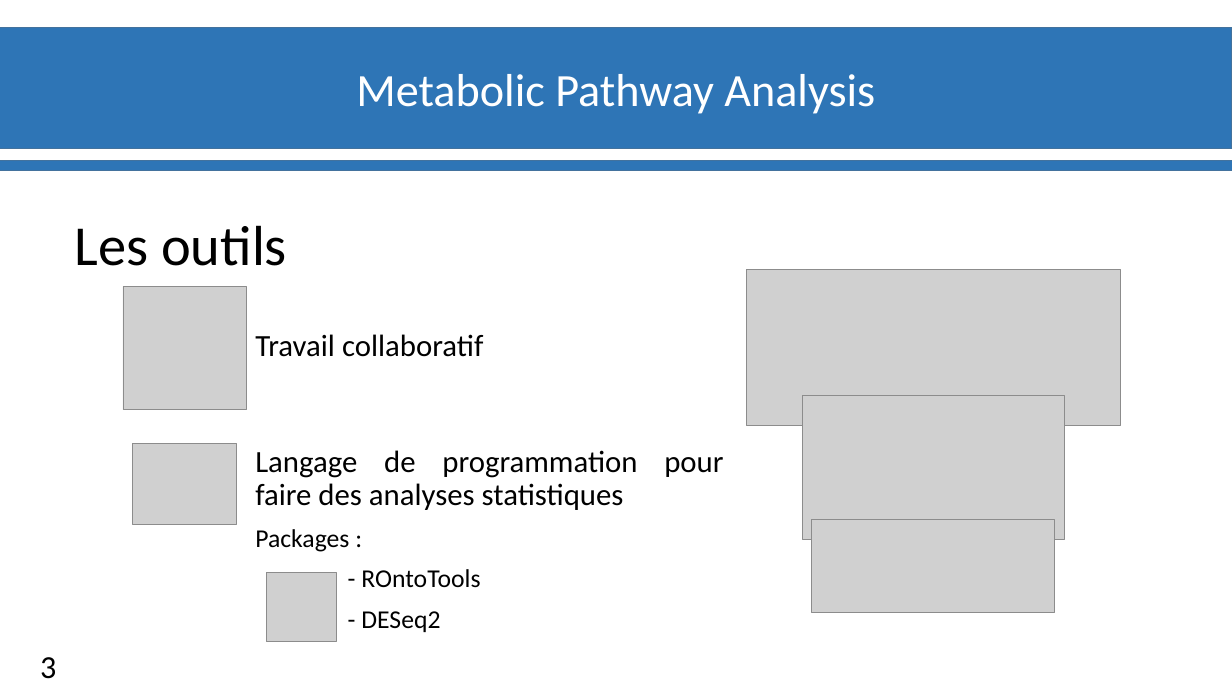
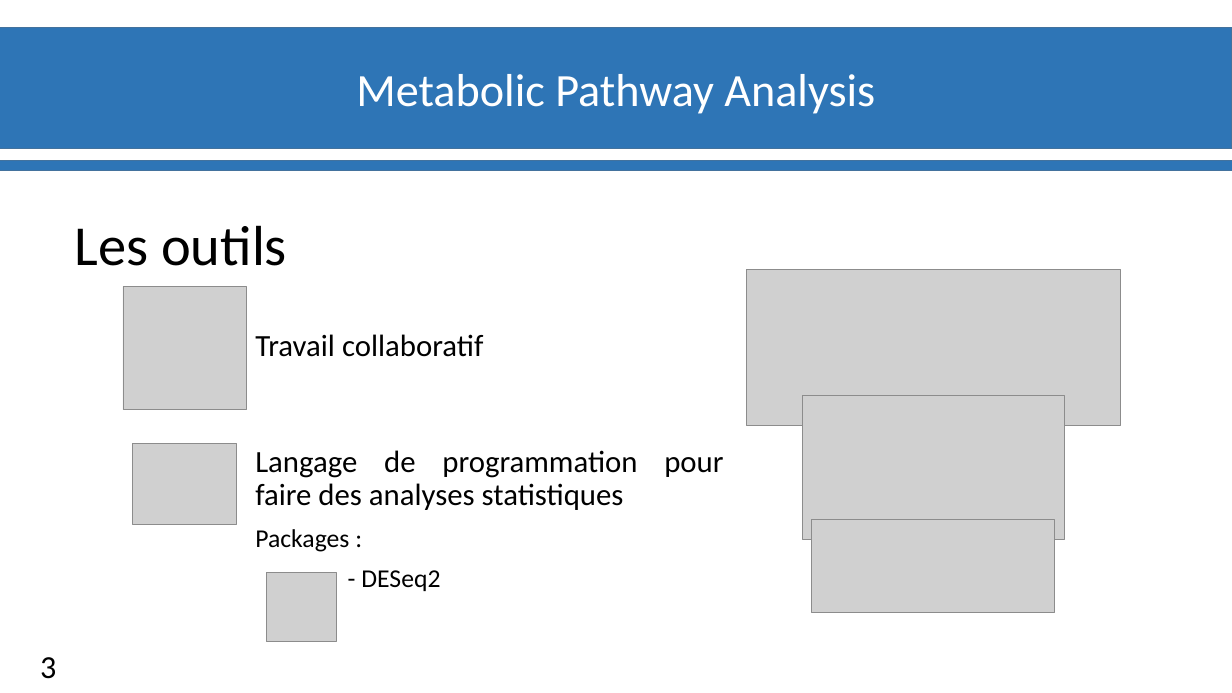
Before and after one commit to materrien/Projet-INSERM, a slide deck: slide 4 of Diapos_Suivit_projet.pptx. Drawn at 1232x693 pixels with LibreOffice and Linux fonts; fonts in the diff are those of the drawing; grey boxes stand for pictures; background and template pictures are left out. Boxes give left, top, right and bottom in pixels: in the first picture for what was removed or moved away, otherwise in the second. Text is boxed around its words. In the diff, an @@ line names an element or a change of style, - is before the commit and + after.

```diff
--- a/Diapos_Suivit_projet.pptx
+++ b/Diapos_Suivit_projet.pptx
@@ text at <box>361,569,480,588</box>: paragraph removed @@
-- ROntoTools
```
Also in this commit, not shown: 6 other slides changed, 1 slide added.
